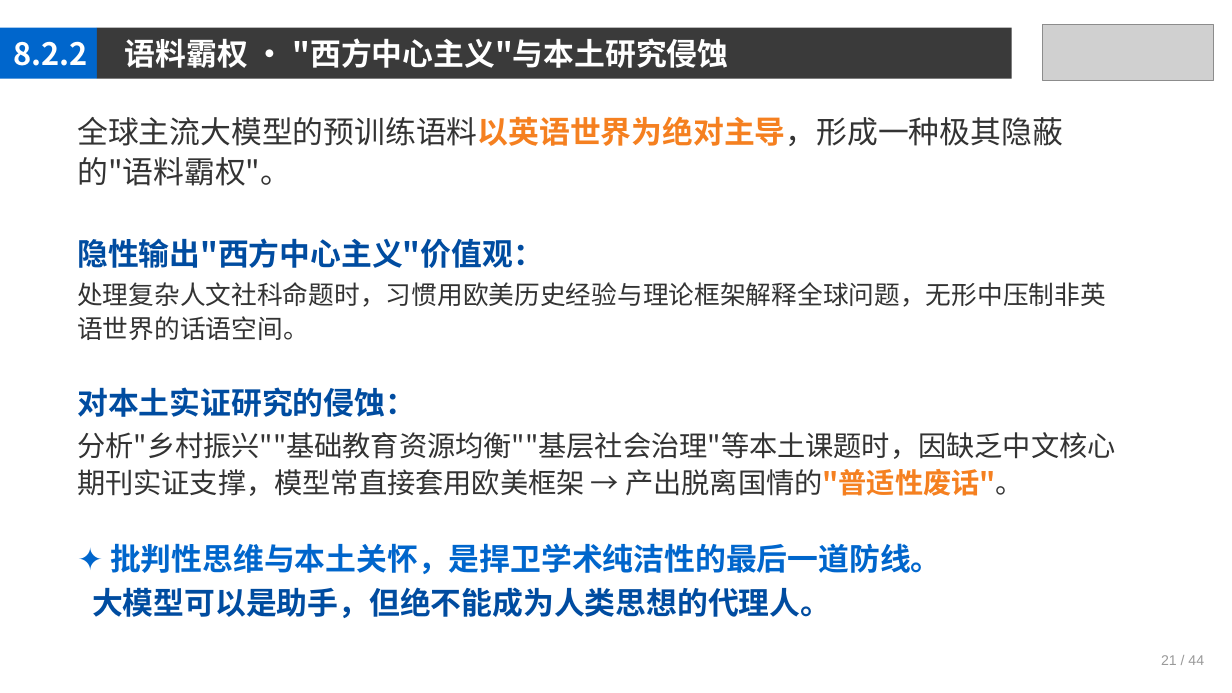
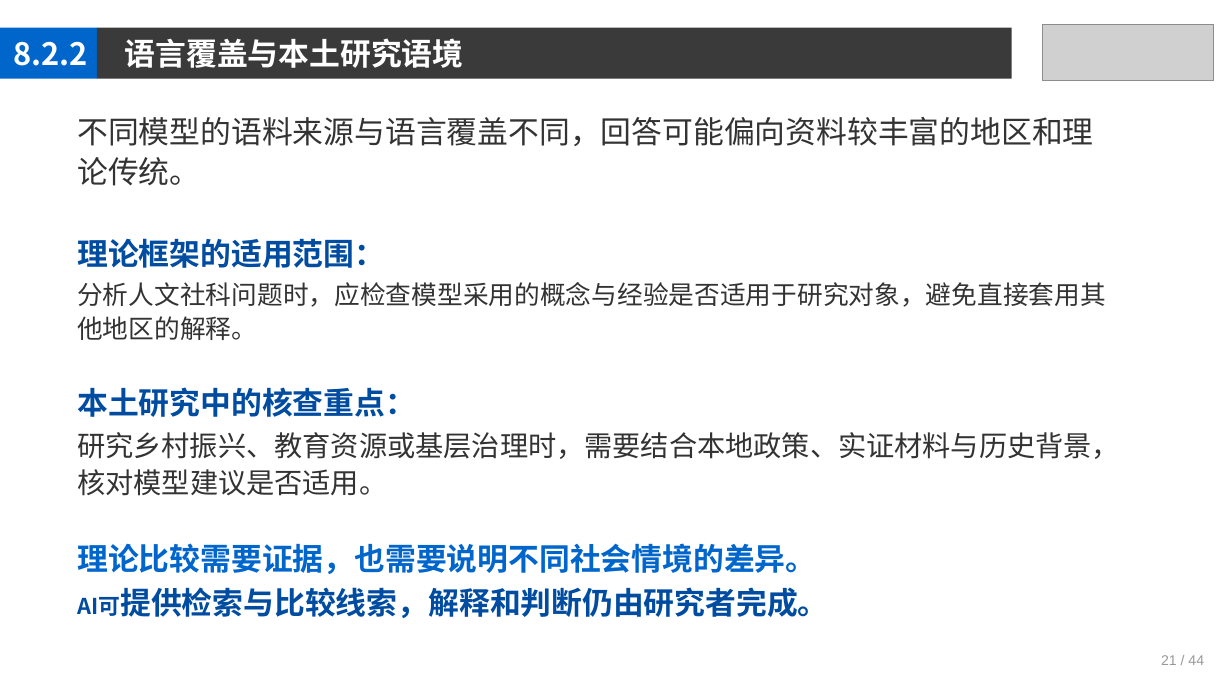
Before and after one commit to jpqiang/AIGC, a slide deck: slide 21 of 课件/第8章.pptx. Drawn at 1232x693 pixels with LibreOffice and Linux fonts; fonts in the diff are those of the drawing; grey boxes stand for pictures. Boxes give left, top, right and bottom in pixels: in the first picture for what was removed or moved away, otherwise in the second. Text is boxed around its words. In the diff, an @@ line names an element or a change of style, - is before the commit and + after.

```diff
--- a/课件/第8章.pptx
+++ b/课件/第8章.pptx
@@ text at (125,38,464,68): text changed @@
-语料霸权 · "西方中心主义"与本土研究侵蚀
+语言覆盖与本土研究语境
@@ text at (77,117,1120,618): text changed @@
-全球主流大模型的预训练语料以英语世界为绝对主导，形成一种极其隐蔽的"语料霸权"。
-隐性输出"西方中心主义"价值观：
-处理复杂人文社科命题时，习惯用欧美历史经验与理论框架解释全球问题，无形中压制非英语世界的话语空间。
-对本土实证研究的侵蚀：
-分析"乡村振兴""基础教育资源均衡""基层社会治理"等本土课题时，因缺乏中文核心期刊实证支撑，模型常直接套用欧美框架 → 产出脱离国情的"普适性废话"。
-✦ 批判性思维与本土关怀，是捍卫学术纯洁性的最后一道防线。
-大模型可以是助手，但绝不能成为人类思想的代理人。
+不同模型的语料来源与语言覆盖不同，回答可能偏向资料较丰富的地区和理论传统。
+理论框架的适用范围：
+分析人文社科问题时，应检查模型采用的概念与经验是否适用于研究对象，避免直接套用其他地区的解释。
+本土研究中的核查重点：
+研究乡村振兴、教育资源或基层治理时，需要结合本地政策、实证材料与历史背景，核对模型建议是否适用。
+理论比较需要证据，也需要说明不同社会情境的差异。
+AI可提供检索与比较线索，解释和判断仍由研究者完成。
```
Also in this commit, not shown: 41 other slides changed, 3 other files.
